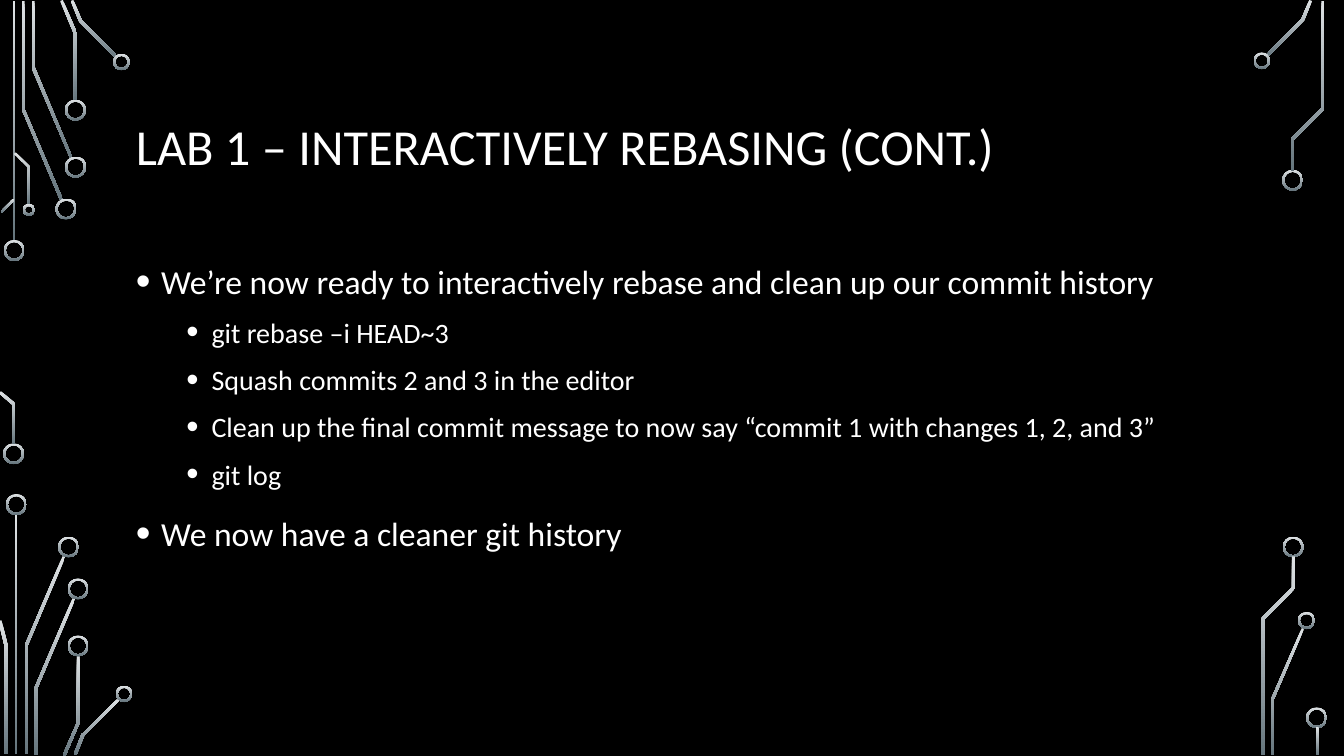
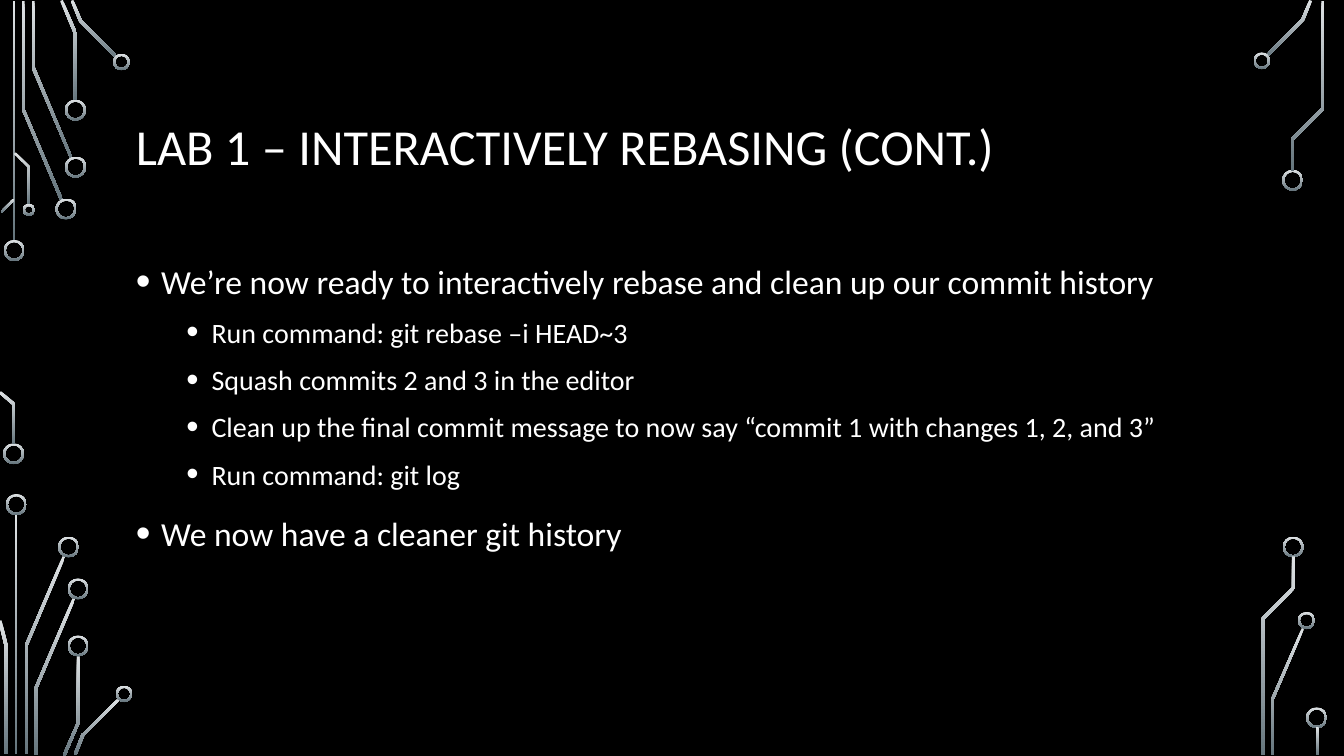
Before and after one commit to onideus/github-101-website, a slide deck: slide 18 of resources/Advanced github topics.pptx (slide 20 before the commit). Drawn at 1344x756 pixels with LibreOffice and Linux fonts; fonts in the diff are those of the drawing; background and template pictures are left out. Boxes give left, top, right and bottom in pixels: in the first picture for what was removed or moved away, otherwise in the second. Text is boxed around its words. In the diff, an @@ line names an element or a change of style, - is before the commit and + after.

```diff
--- a/resources/Advanced github topics.pptx
+++ b/resources/Advanced github topics.pptx
@@ text at (x1=212, y1=323, x2=627, y2=348): text changed @@
-  • git rebase –i HEAD~3
+  • Run command: git rebase –i HEAD~3
@@ text at (x1=212, y1=465, x2=460, y2=490): text changed @@
-  • git log
+  • Run command: git log
```
Also in this commit, not shown: 7 other slides changed, 8 slides removed, 1 other file.
